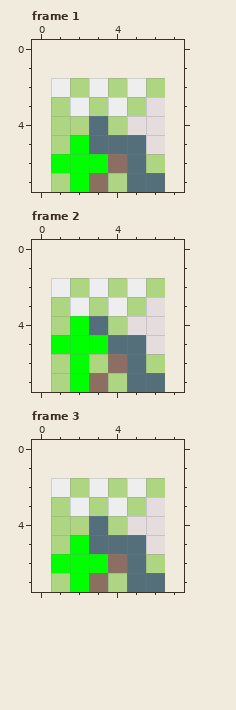
Two versions of one pixel-art file, The Fallen Guardian/Assets/Art/UI/Status Effects/Buffs/Buff_Swiftness.aseprite. Above, as it was before the edit.
6x6 pixels, 3 frames. Shown: frame 1, frame 2, frame 3. The old version is drawn lined up with the new one, on the new canvas.
Now the later version:
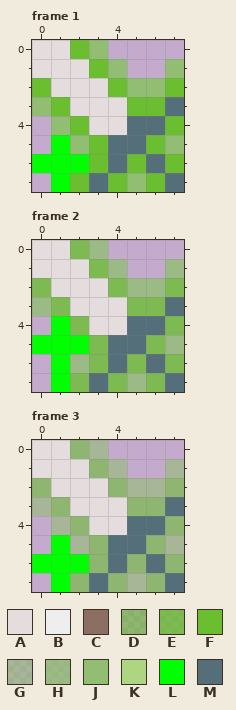
Palette (. is transparent): A #e5dddd  B #eeeeee  C #8d6e63  D #6abe3096  E #6abe30c8  F #6abe30  G #91be7296  H #91be72c8  J #91be72  K #aed581  L #00ff00  M #546e7a
Log entry: Debuff Art Updated to match buffs
Diff:
canvas 6x6 -> 8x8, the old top-left corner now at 1,2
Changed rows in their new state; - is an unchanged pixel.
Frame 1:
first column x 0:
0 AAFJ----
1 AAAFJ--J
2 FAAAFJJF
3 JFAAAFFM
4 -JFAAMMF
5 -LJF--FJ
6 L--FMFMF
7 -LFMFJFM
Frame 2:
first column x 0:
0 AAEH----
1 AAAEH--H
2 EAAAEHHE
3 HEAAAEEM
4 -LEAAMME
5 L--E--EH
6 -LHEMEME
7 -LEMEHEM
Frame 3:
first column x 0:
0 AADG----
1 AAADG--G
2 DAAADGGD
3 GDAAADDM
4 -GDAAMMD
5 -LGD--DG
6 L--DMDMD
7 -LDMDGDM
Pixel boxes of the changes (left, top, right, bottom) in both pictures:
changed: (32, 40, 184, 192)
changed: (32, 240, 184, 392)
changed: (32, 440, 184, 592)
